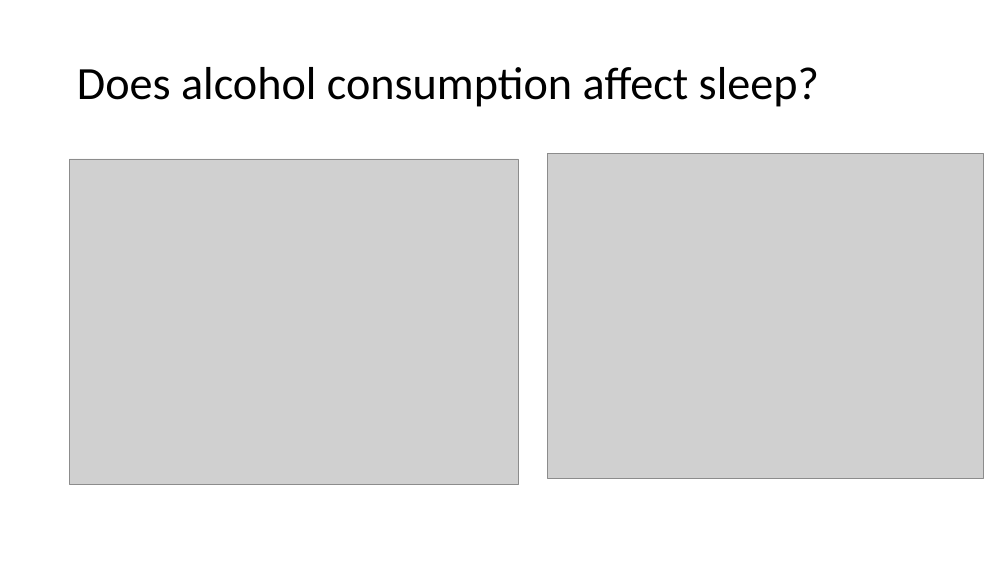
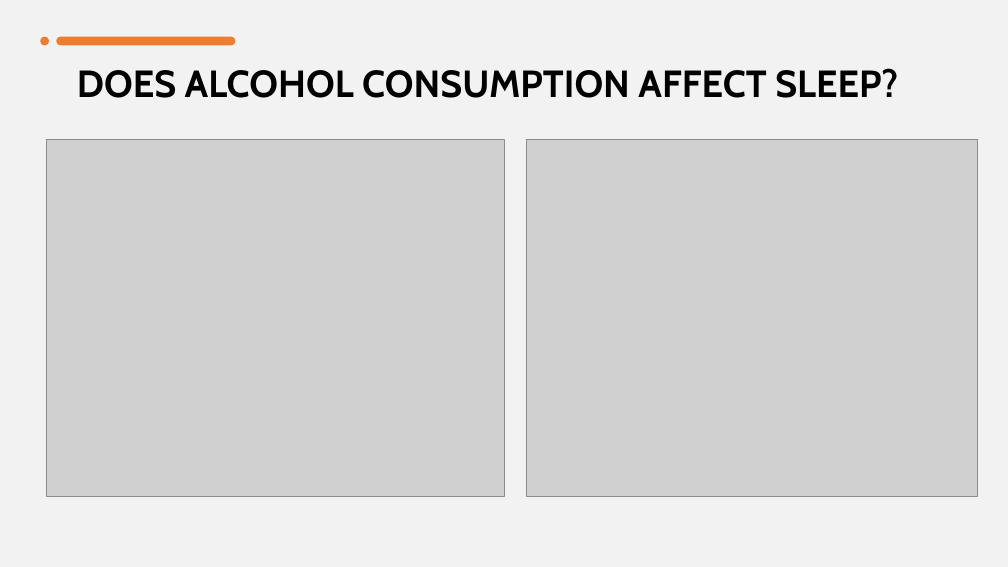
Before and after one commit to JenFreeze/Project_1, a slide deck: slide 8 of Project1.pptx. Drawn at 1008x567 pixels with LibreOffice and Linux fonts; fonts in the diff are those of the drawing; grey boxes stand for pictures. Boxes give left, top, right and bottom in pixels: in the first picture for what was removed or moved away, otherwise in the second. Text is boxed around its words. In the diff, an @@ line names an element or a change of style, - is before the commit and + after.

```diff
--- a/Project1.pptx
+++ b/Project1.pptx
@@ background #FFFFFF to #F2F2F2 @@
@@ ellipse added at (x1=40, y1=36, x2=48, y2=45), fill #ED7D31 @@
@@ rounded rectangle added at (x1=56, y1=36, x2=235, y2=45), fill #ED7D31 @@
@@ title at (x1=77, y1=68, x2=898, y2=98): text changed; size 44 to 36 pt; font Calibri to Cabin; bold on @@
-Does alcohol consumption affect sleep?
+DOES ALCOHOL CONSUMPTION AFFECT SLEEP?
@@ picture resized from (x1=70, y1=159, x2=519, y2=484) to (x1=46, y1=140, x2=504, y2=497) @@
@@ picture resized from (x1=548, y1=154, x2=984, y2=479) to (x1=527, y1=140, x2=978, y2=497) @@
```
Also in this commit, not shown: 11 other slides changed, 16 other files.
